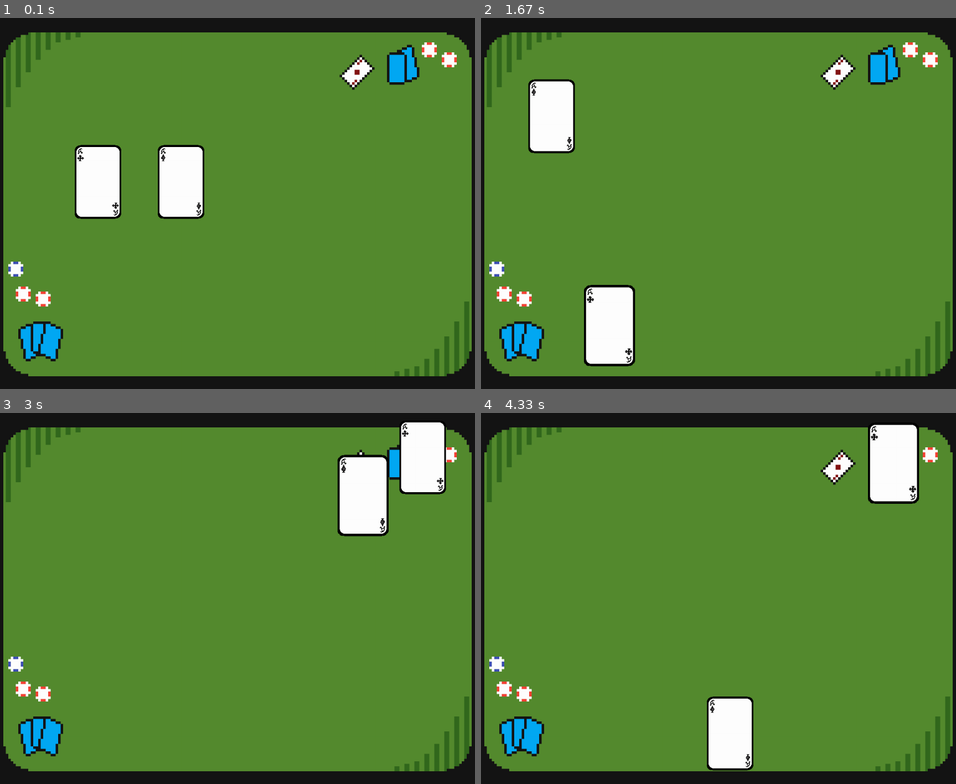
Above: before the commit, frames 1-4 (two rows, left to right).
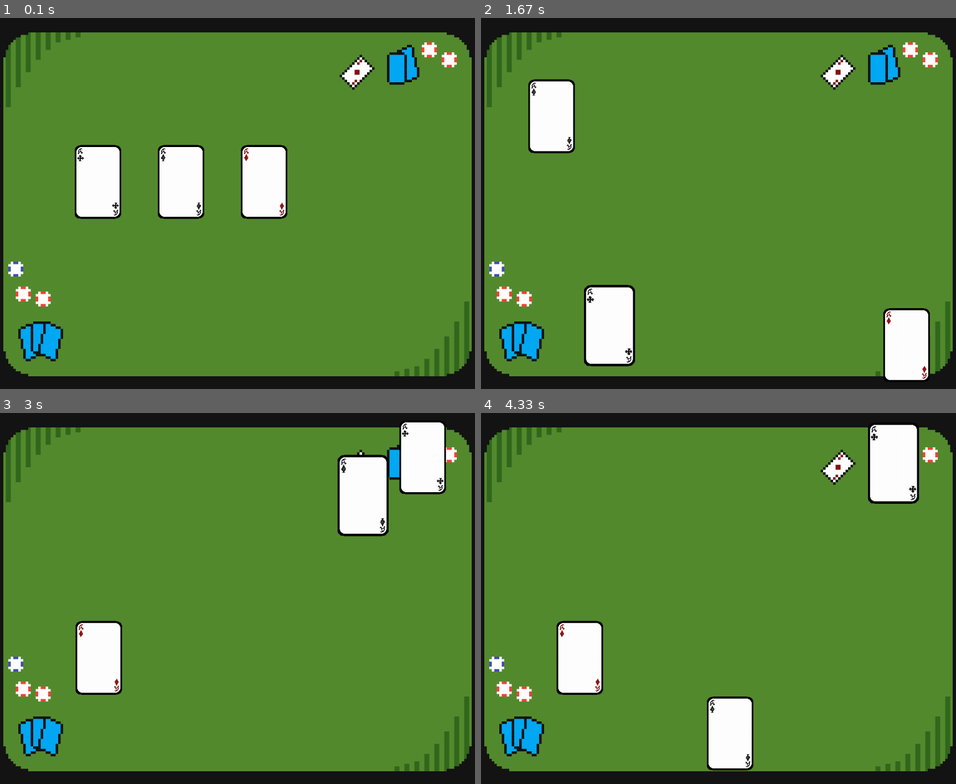
Above: after the commit, the same moments.

Repository: etooley77/pygame-card-game-engine
Game: pygame game, started from main.py
Two runs of this game, one before a commit and one after it. Both use one fixed random seed, a clock stepped at 60 frames per second and the inputs below.
Inputs (mouse positions are in pixels of both pictures, inside the frame that each line leads up to):
- Up to frame 1 (0.1 s): no input
- Up to frame 2 (1.67 s): press the mouse at (661, 181) at 0.37 s; move the mouse to (614, 236) at 0.47 s; release the mouse at (561, 292) at 0.6 s; press the mouse at (561, 292) at 0.7 s; move the mouse to (557, 203) at 0.8 s; release the mouse at (552, 114) at 0.93 s; press the mouse at (747, 181) at 1.03 s; move the mouse to (823, 262) at 1.13 s; release the mouse at (908, 344) at 1.27 s; press the mouse at (580, 181) at 1.37 s; move the mouse to (595, 251) at 1.47 s; release the mouse at (609, 325) at 1.6 s
- Up to frame 3 (3 s): press the mouse at (427, 739) at 1.7 s; move the mouse to (261, 698) at 1.8 s; release the mouse at (99, 657) at 1.93 s; press the mouse at (128, 720) at 2.03 s; move the mouse to (275, 587) at 2.13 s; release the mouse at (422, 457) at 2.27 s; press the mouse at (71, 509) at 2.37 s; move the mouse to (142, 487) at 2.47 s; release the mouse at (213, 461) at 2.6 s; press the mouse at (213, 461) at 2.7 s; move the mouse to (289, 476) at 2.8 s; release the mouse at (361, 494) at 2.93 s
- Up to frame 4 (4.33 s): press the mouse at (903, 457) at 3.03 s; move the mouse to (832, 516) at 3.13 s; release the mouse at (756, 576) at 3.27 s; press the mouse at (756, 576) at 3.37 s; move the mouse to (666, 583) at 3.47 s; release the mouse at (576, 594) at 3.6 s; press the mouse at (842, 494) at 3.7 s; move the mouse to (785, 613) at 3.8 s; release the mouse at (728, 732) at 3.93 s; press the mouse at (576, 594) at 4.03 s; move the mouse to (732, 528) at 4.13 s; release the mouse at (894, 461) at 4.27 s

The runs differ from the first frame. In frame 1, 1.9% of the frame differs, in the area x 50-61%, y 34-55%; in frame 2, 1.9%; in frame 3, 2.0%, in the area x 15-26%, y 55-76%; in frame 4, 2.0%.

Commit message:
rewrite and abstract away from Game

Diff:
--- a/engine/cards/behaviors/draggable.py
+++ b/engine/cards/behaviors/draggable.py
@@ -12,3 +12,6 @@
 
 	def stop_drag(self):
 		self.dragging = False
+
+	def monitor(self, context):
+		pass
--- a/engine/cards/behaviors/hoverable.py
+++ b/engine/cards/behaviors/hoverable.py
@@ -1,18 +1,26 @@
+from pygame.transform import scale_by
+
 class Hoverable:
 	def __init__(self):
 		self.hovering = False
+		self.do_hover = False
 		self.scale_factor = 2
-		self._private = "hidden"
 
 	def start_hover(self):
-		pass
+		self.hovering = True
 
-	def scale_on_hover():
-		pass
+	def stop_hover(self):
+		self.hovering = False
 
-	def calculate_scaled_pos(self):
-		w = self.image.get_width()
-		h = self.image.get_height()
+	def set_hover(self, is_hovering):
+		self.hovering = is_hovering
+
+	def scale_on_hover(self, image, pos):
+		return [scale_by(image, self.scale_factor), self.calculate_scaled_pos(image, pos)]
+
+	def calculate_scaled_pos(self, image, pos):
+		w = image.get_width()
+		h = image.get_height()
 		s = self.scale_factor
 
-		return (self.pos[0] - 0.5 * w * (s - 1), self.pos[1] - 0.5 * h * (s - 1))
+		return (pos[0] - 0.5 * w * (s - 1), pos[1] - 0.5 * h * (s - 1))
--- a/engine/cards/card.py
+++ b/engine/cards/card.py
@@ -1,66 +1,64 @@
-from pygame.transform import scale_by
+from engine.cards.behaviors import draggable, hoverable
 
-from engine.cards.behaviors.draggable import Draggable
-
-class Card(Draggable):
-	active_card = None
-	hovered_card = None
+class Card:
+	#: The currently active card being dragged, or None if no card is active.
+	active = None
+	#: The card currently being hovered over, or None if no card is hovered.
+	hovered = None
 
 	@staticmethod
-	def reorder():
-		pass
+	def reorder(card_list):
+		if Card.active == None:
+			return card_list
+		else:
+			if Card.active in card_list:
+				card_list.append(card_list.pop(card_list.index(Card.active)))
+				return card_list
 
 	def __init__(self, image, pos):
-		super().__init__()
+		self.draggable = draggable.Draggable()
+		self.hoverable = hoverable.Hoverable()
 		self.image = image
-		self.scale_image = False
-		self.scale_factor = 1.1
+		self.hoverable.scale_factor = 1.1 # override default scale factor
 
+		self.pos = pos
 		self.pos = pos
 		self.rect = self.image.get_rect(topleft=pos)
 
-		self.do_scale_on_hover = True
-
 	def update(self, input_context):
-		mouse_pos = input_context.mouse_pos
-		hovered = self.rect.collidepoint(mouse_pos)
+		hovered = self.rect.collidepoint(input_context.mouse_pos)
 
 		# Use scaled image and set currently hovered card
 		if hovered:
-			self.scale_image = True
-			Card.hovered_card = self
+			self.hoverable.start_hover()
+			Card.hovered = self
 
 		# Start dragging and set currently active card
 		if hovered and input_context.mouse_pressed:
-			self.start_drag(mouse_pos, self.pos)
-			Card.active_card = self
+			self.draggable.start_drag(input_context.mouse_pos, self.pos)
+			Card.active = self
 
 		# Change position via dragging
-		if self.dragging and input_context.mouse_down:
-			self.pos = self.drag(mouse_pos)
+		if self.draggable.dragging and input_context.mouse_down:
+			self.pos = self.draggable.drag(input_context.mouse_pos)
 
-		# Stop dragging and unset currenly active card
-		if self.dragging and input_context.mouse_released:
-			self.stop_drag()
-			Card.active_card = None
-
+		# Stop dragging and unset currently active card
+		if self.draggable.dragging and input_context.mouse_released:
+			self.draggable.stop_drag()
+			if Card.active is self:
+				Card.active = None
 		# Stop scaling the image and unset currently hovered card
 		if not hovered:
-			self.scale_image = False
-			Card.hovered_card = None
+			self.hoverable.stop_hover()
+			if Card.hovered is self:
+				Card.hovered = None
 
 		# Update position
 		self.rect.topleft = self.pos
 
 	def render(self, surface):
-		if self.scale_image and self.do_scale_on_hover:
-			surface.blit(scale_by(self.image, self.scale_factor), self.calculate_scaled_pos())
+		if self.hoverable.hovering and self == Card.hovered:
+			scaled_image = self.hoverable.scale_on_hover(self.image, self.pos)
+			surface.blit(scaled_image[0], scaled_image[1])
 		else:
 			surface.blit(self.image, self.pos)
-
-	def calculate_scaled_pos(self):
-		w = self.image.get_width()
-		h = self.image.get_height()
-		s = self.scale_factor
-
-		return (self.pos[0] - 0.5 * w * (s - 1), self.pos[1] - 0.5 * h * (s - 1))
--- a/game/game.py
+++ b/game/game.py
@@ -26,6 +26,9 @@
 		aoc = Card(self.asset_manager.get("ace_of_clubs"), (200, 300))
 		self.cards.append(aoc)
 
+		aod = Card(self.asset_manager.get("ace_of_diamonds"), (600, 300))
+		self.cards.append(aod)
+
 	def update(self, dt, event_context):
 		# if (len(event_context.events) > 0):
 		# 	print(event_context.events)
@@ -33,16 +36,7 @@
 		for card in self.cards:
 			card.update(event_context)
 
-			# If a card is hovered, disable the hover effect of all cards rendered behind
-			if Card.hovered_card == card:
-				card.do_scale_on_hover = True
-				self.cards[self.cards.index(card) - 1].do_scale_on_hover = False
-			else:
-				self.cards[self.cards.index(card) - 1].do_scale_on_hover = True
-
-			# If card is clicked,
-			if Card.active_card == card:
-				self.cards.append(self.cards.pop(self.cards.index(card)))
+		self.cards = Card.reorder(self.cards)
 
 	def render(self, surface):
 		if self.background:
